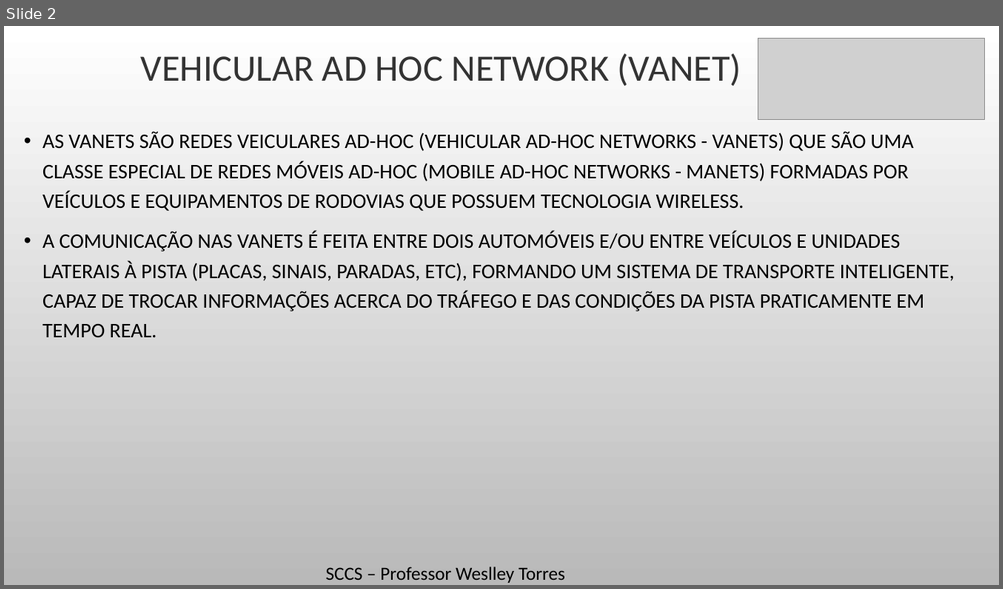
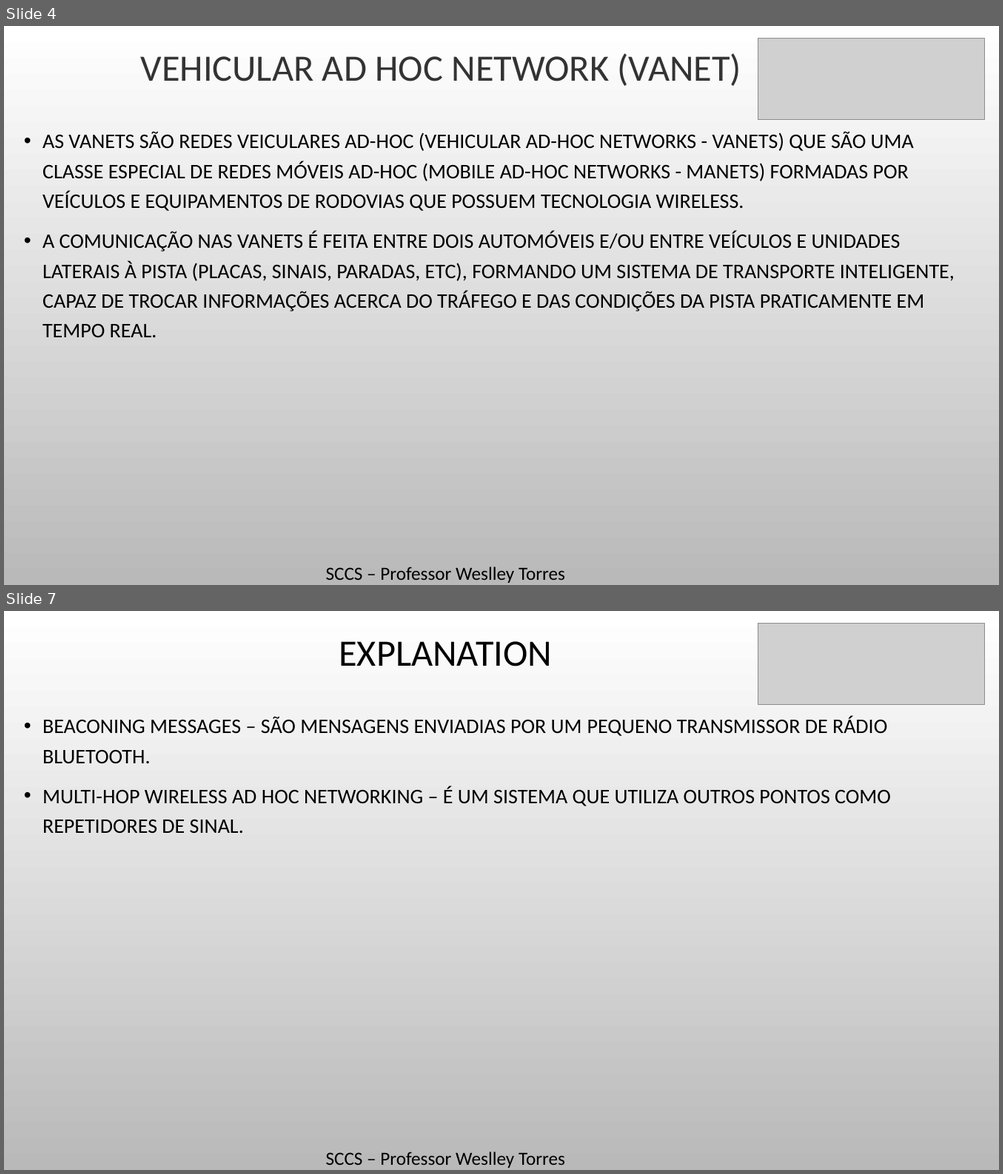
Before and after one commit to Massatoshi/SCCS-Trabalho, a slide deck: PPTS/VANET-Explicações.pptx. Shown one above the other, each under a label of ours: slide 2 before the commit, slides 4 and 7 after it; the slides between them are not shown. The pictures are 1003x589 and 1003x1174 pixels, drawn with LibreOffice and Linux fonts; fonts in the diff are those of the drawing; grey boxes stand for pictures; background and template pictures are left out. Boxes give left, top, right and bottom in pixels: in the first picture for what was removed or moved away, otherwise in the second. Text is boxed around its words. In the diff, an @@ line names an element or a change of style, - is before the commit and + after.

```diff
--- a/PPTS/VANET-Explicações.pptx
+++ b/PPTS/VANET-Explicações.pptx
@@ slide 7 added at [4,611,999,1170], background picture (left out) @@
@@ picture added at [758,623,984,704] @@
@@ title added at [338,641,552,667], 36 pt, text #000000 @@
+EXPLANATION
@@ text added at [42,716,891,833], 20 pt, text #000000 @@
+• BEACONING MESSAGES – SÃO MENSAGENS ENVIADIAS POR UM PEQUENO TRANSMISSOR DE RÁDIO BLUETOOTH.
+• MULTI-HOP WIRELESS AD HOC NETWORKING – É UM SISTEMA QUE UTILIZA OUTROS PONTOS COMO REPETIDORES DE SINAL.
@@ text added at [326,1152,565,1168], 18 pt, text #000000 @@
+SCCS – Professor Weslley Torres
@@ what was slide 2 is now slide 4 @@
```
Also in this commit, not shown: 5 slides changed, 4 other slides added, 1 other file.
